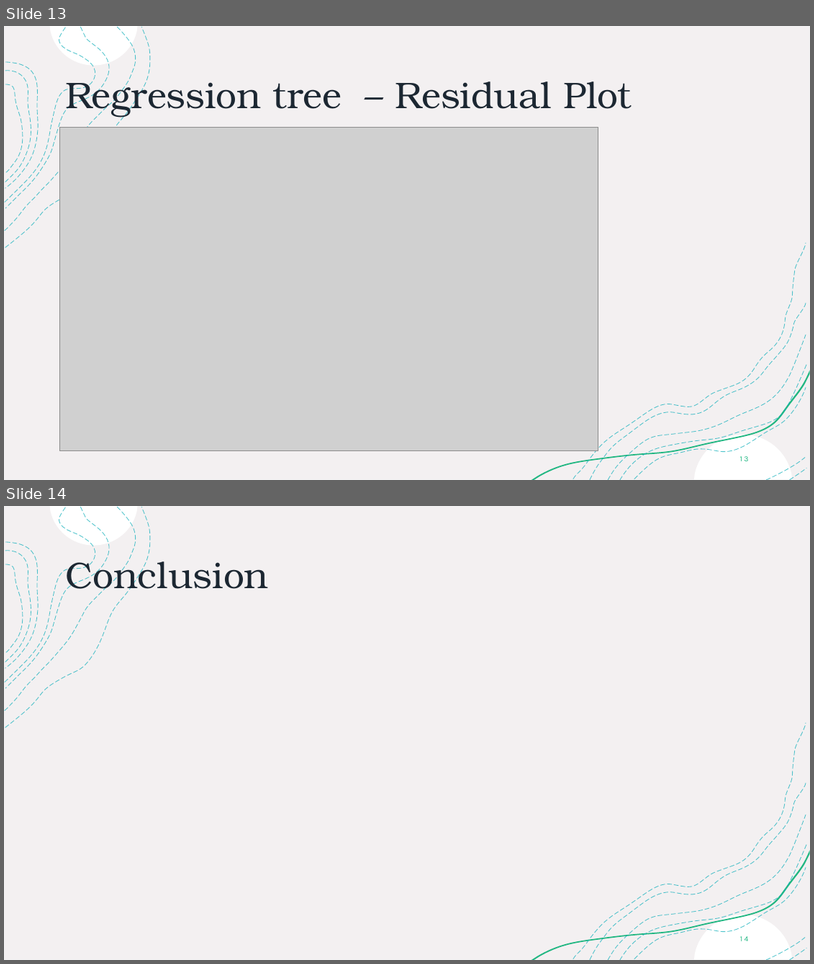
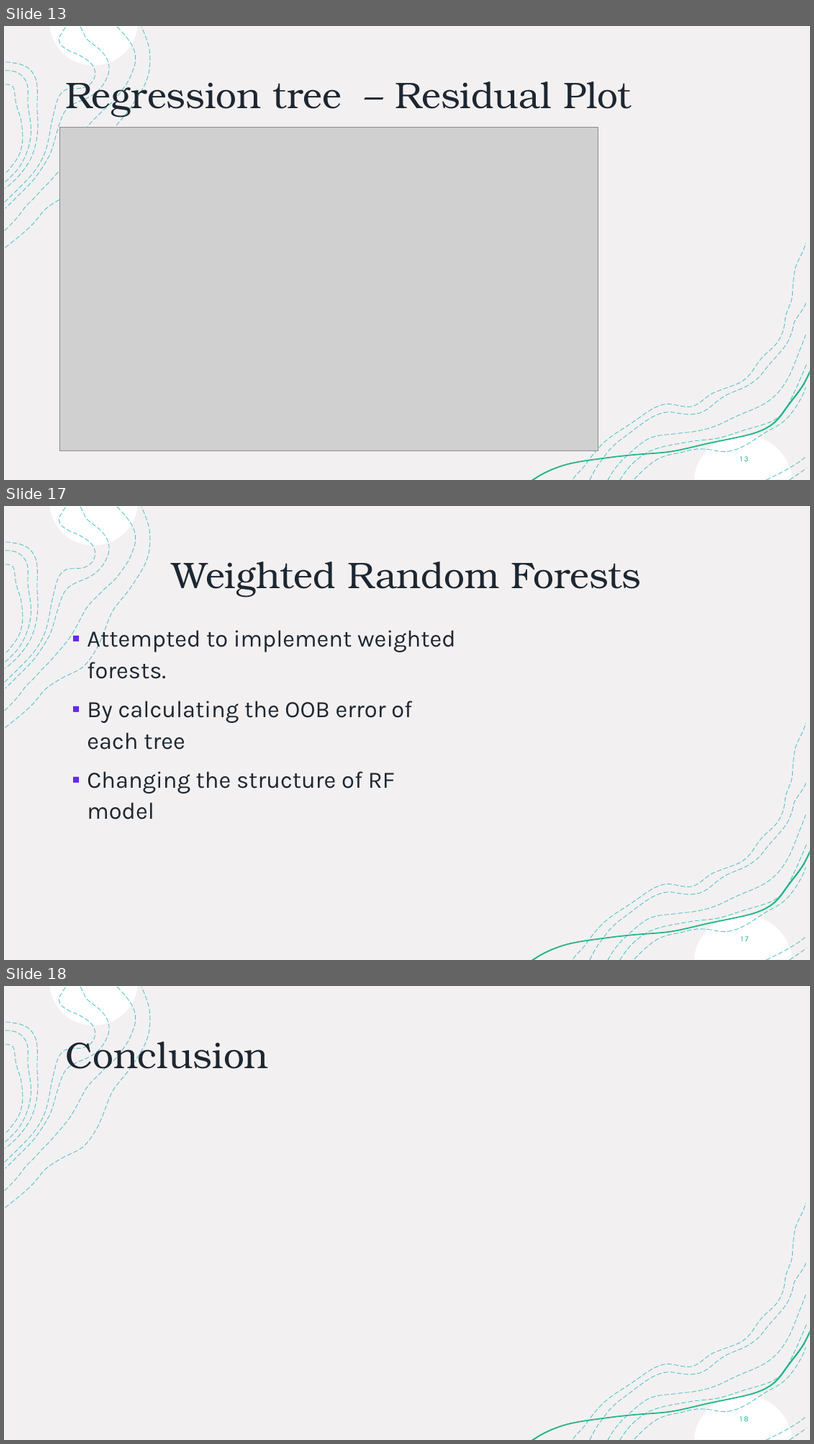
Before and after one commit to joss-thu/MLProj-GermanAirFares, a slide deck: ML-Project.pptx. Shown one above the other, each under a label of ours: slides 13 and 14 before the commit, slides 13, 17 and 18 after it; the slides between them are not shown. The pictures are 814x964 and 814x1444 pixels, drawn with LibreOffice and Linux fonts; fonts in the diff are those of the drawing; grey boxes stand for pictures. Boxes give left, top, right and bottom in pixels: in the first picture for what was removed or moved away, otherwise in the second. Text is boxed around its words. In the diff, an @@ line names an element or a change of style, - is before the commit and + after.

```diff
--- a/ML-Project.pptx
+++ b/ML-Project.pptx
@@ slide 17 added at <box>4,506,810,960</box>, background #FFFFFF; not listed: 18 template elements that a slide beside it also shows @@
@@ title added at <box>172,561,642,597</box>, 44 pt, text #1C2732 @@
+Weighted Random Forests
@@ text added at <box>87,626,456,819</box>, 28 pt, text #1C2732 @@
+▪ Attempted to implement weighted forests.
+▪ By calculating the OOB error of each tree
+▪ Changing the structure of RF model
@@ page number added at <box>741,936,749,941</box>, 9 pt, text #21B782 @@
+17
@@ what was slide 14 is now slide 18 @@
@@ page number at <box>740,1416,748,1421</box>: text changed @@
-14
+18
```
Also in this commit, not shown: 3 other slides added.
